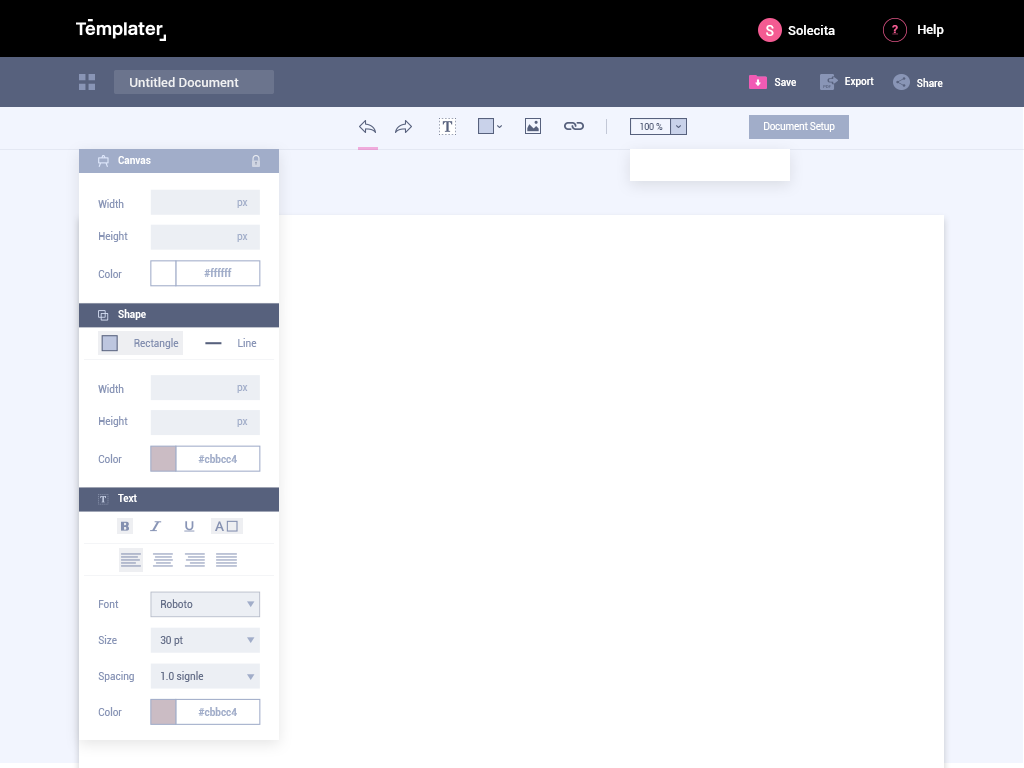
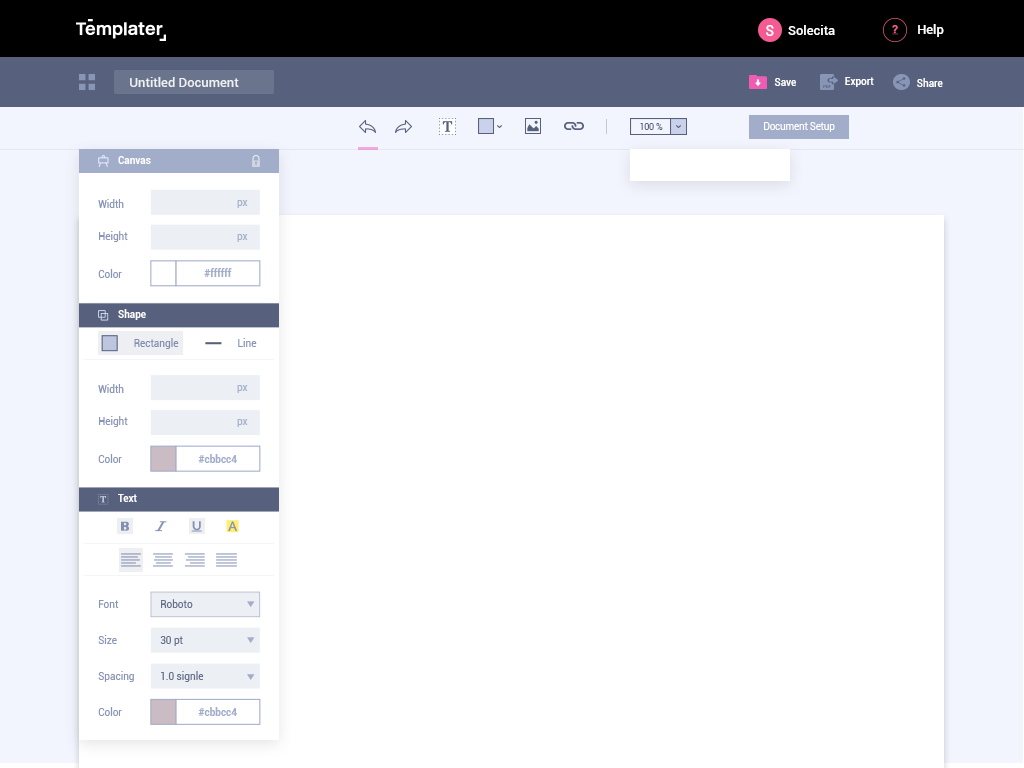
The second 1024 x 768 image is a revision of the first. Changes to its layers:
painted on "Rectangle 8 copy 2" over 189, 518, 243, 534
painted on "Vector Smart Object" (4th of 6) over 150, 520, 239, 533
